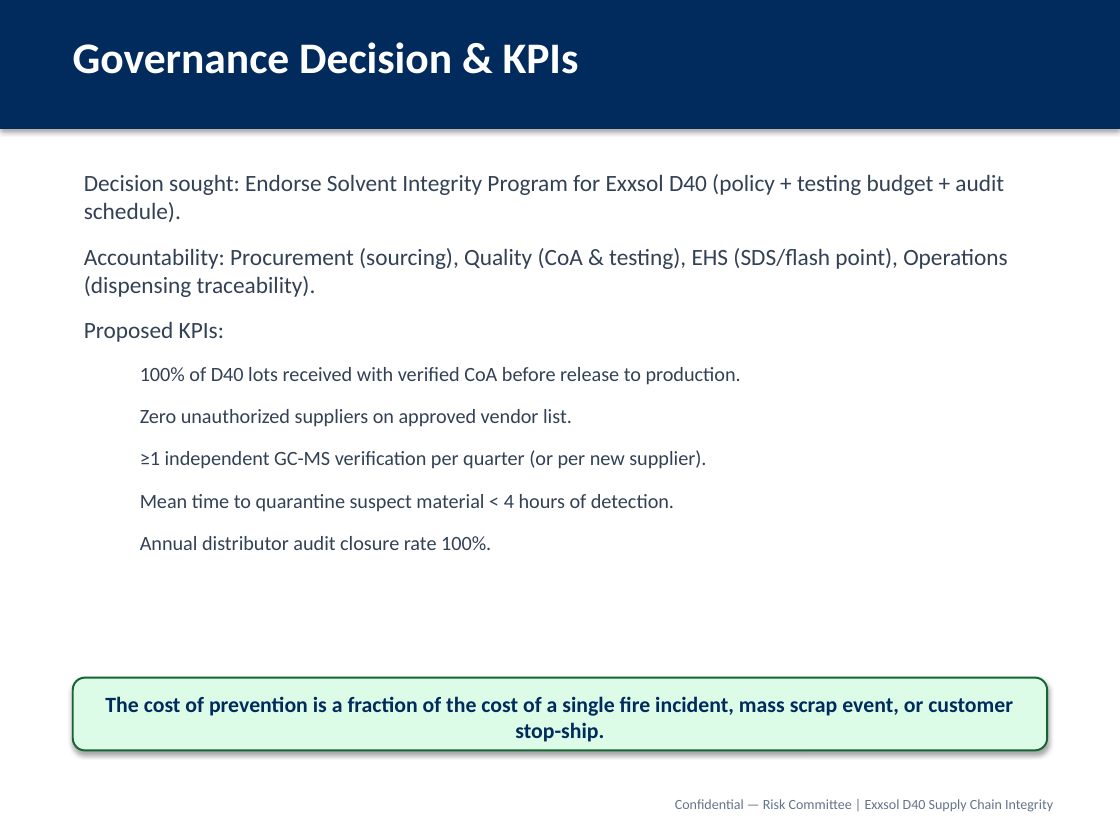
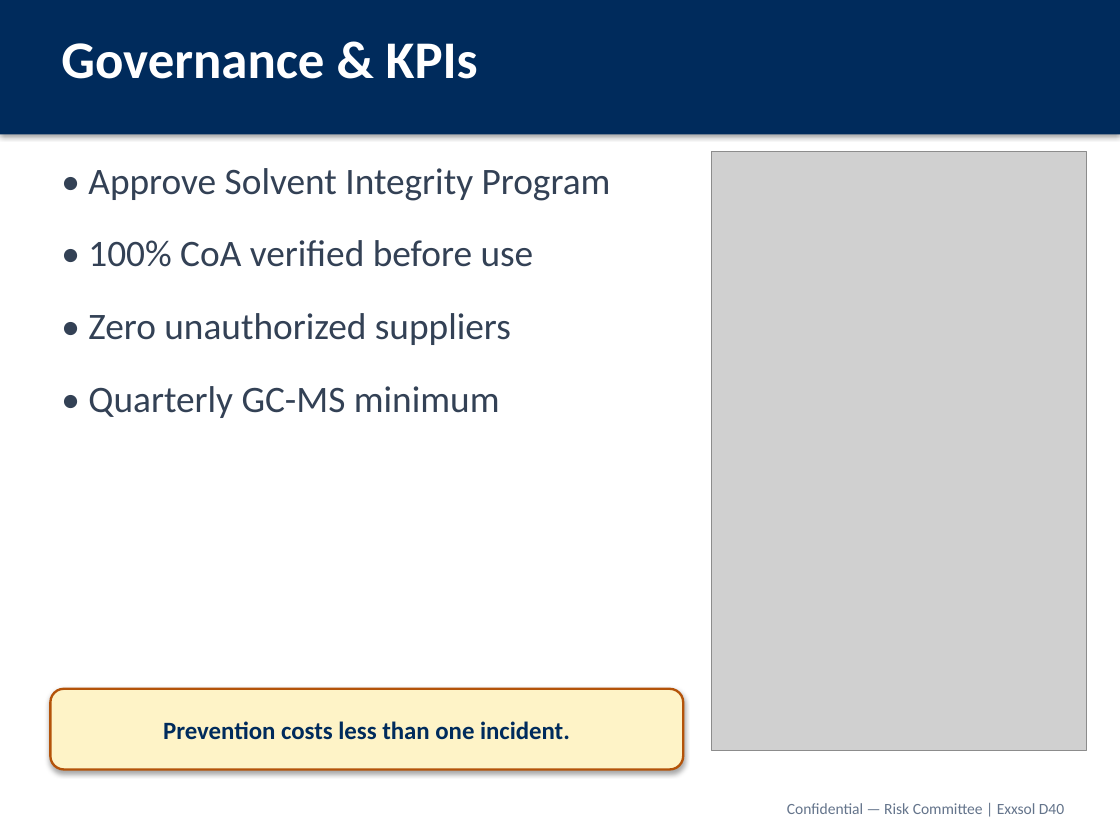
Before and after one commit to rockyforever8-sys/Machine-Learning-Project, a slide deck: slide 17 of presentations/Exxsol_D40_Supply_Chain_Risk_Committee.pptx. Drawn at 1120x840 pixels with LibreOffice and Linux fonts; fonts in the diff are those of the drawing; grey boxes stand for pictures. Boxes give left, top, right and bottom in pixels: in the first picture for what was removed or moved away, otherwise in the second. Text is boxed around its words. In the diff, an @@ line names an element or a change of style, - is before the commit and + after.

```diff
--- a/presentations/Exxsol_D40_Supply_Chain_Risk_Committee.pptx
+++ b/presentations/Exxsol_D40_Supply_Chain_Risk_Committee.pptx
@@ rectangle: place and size @@
-rectangle at <box>0,0,1120,129</box>
+rectangle at <box>0,0,1120,134</box>
@@ text at <box>61,43,478,79</box>: text changed; size 28 to 34 pt @@
-Governance Decision & KPIs
+Governance & KPIs
@@ text removed at <box>84,174,1008,550</box> @@
-Decision sought: Endorse Solvent Integrity Program for Exxsol D40 (policy + testing budget + audit schedule).
-Accountability: Procurement (sourcing), Quality (CoA & testing), EHS (SDS/flash point), Operations (dispensing traceability).
-Proposed KPIs:
-  100% of D40 lots received with verified CoA before release to production.
-  Zero unauthorized suppliers on approved vendor list.
-  ≥1 independent GC-MS verification per quarter (or per new supplier).
-  Mean time to quarantine suspect material < 4 hours of detection.
-  Annual distributor audit closure rate 100%.
@@ text added at <box>88,168,611,418</box>, 24 pt, text #334155 @@
+• Approve Solvent Integrity Program
+• 100% CoA verified before use
+• Zero unauthorized suppliers
+• Quarterly GC-MS minimum
@@ picture added at <box>711,151,1086,750</box> @@
@@ rounded rectangle added at <box>50,689,683,769</box>, fill #FEF3C7, outline #B45309 1.5 pt, 16 pt, text #002B5C, bold @@
+Prevention costs less than one incident.
@@ rounded rectangle removed at <box>73,678,1047,750</box> @@
-The cost of prevention is a fraction of the cost of a single fire incident, mass scrap event, or customer stop-ship.
@@ text at <box>787,803,1064,814</box>: text changed; size 9 to 10 pt @@
-Confidential — Risk Committee | Exxsol D40 Supply Chain Integrity
+Confidential — Risk Committee | Exxsol D40
```
Also in this commit, not shown: 16 other slides changed, 2 slides added, 2 slides removed, 21 other files.
